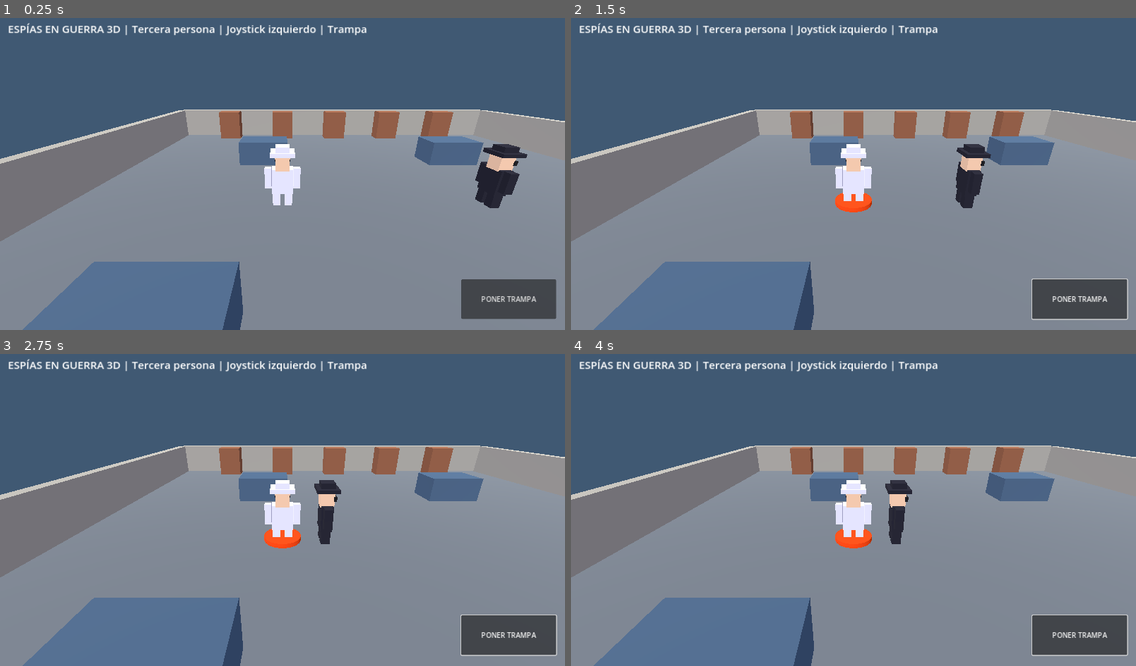
Above: before the commit, frames 1-4 (two rows, left to right).
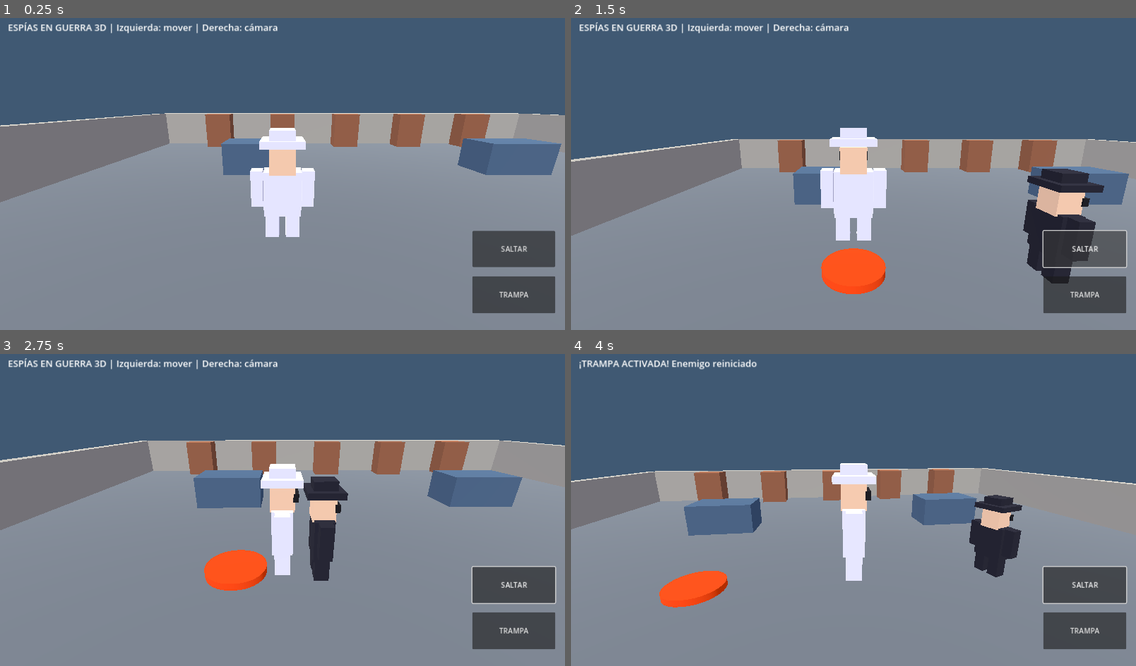
Above: after the commit, the same moments.

Repository: SeniorHost/Espias-en-Guerra-3D
Game: Godot game, scene res://scenes/main.tscn
Two runs of this game, one before a commit and one after it. Both use one fixed random seed, a clock stepped at 60 frames per second and the inputs below.
Inputs (mouse positions are in pixels of both pictures, inside the frame that each line leads up to):
- Up to frame 1 (0.25 s): no input
- Up to frame 2 (1.5 s): click "PONER TRAMPA" (after the commit: "TRAMPA") at 0.5 s; click (1085, 248) at 1.25 s, where only the run after the commit has a clickable "SALTAR"
- Up to frame 3 (2.75 s): move the mouse to (406, 491) at 2.02 s; hold D (move_right) from 2.03 s (still down); tap Space (place_trap) at 2.1 s; click (406, 491) at 2.17 s
- Up to frame 4 (4 s): release D (move_right) at 2.75 s; drag from (740, 522) to (825, 572) at 2.77 s; move the mouse to (910, 438) at 3.52 s; hold D (move_right) from 3.53 s (still down); tap Space (place_trap) at 3.6 s; click (910, 438) at 3.67 s

The runs differ from the first frame. In frame 1, 24% of the frame differs, in the area x 0-100%, y 1-100%; in frame 2, 33%; in frame 3, 27%; in frame 4, 32%.
Error before the commit: Invalid access to property or key 'jump_requested' on a base object of type 'Node3D (main.gd)'. (res://scripts/player.gd:38)

Commit message:
Implement orbit camera with collision avoidance, dual-touch camera and joystick, jump/trap buttons

Diff:
--- a/scripts/main.gd
+++ b/scripts/main.gd
@@ -10,6 +10,15 @@
 var touch_id := -1
 var hud: Label
 var follow_camera: Camera3D
+var jump_requested := false
+var camera_yaw := 0.0
+var camera_pitch := -0.28
+var camera_distance := 4.5
+var camera_smoothing := 7.0
+var camera_touch_id := -1
+var camera_collision: SpringArm3D
+var joystick_base: Control
+var joystick_knob: Control
 
 func _ready() -> void:
 	_make_world()
@@ -19,10 +28,20 @@
 	_make_hud()
 
 func _process(delta: float) -> void:
-	if is_instance_valid(player) and is_instance_valid(follow_camera):
-		var desired := player.global_position + Vector3(0, 4.1, 7.5)
-		follow_camera.global_position = follow_camera.global_position.lerp(desired, clampf(delta * 5.0, 0.0, 1.0))
-		follow_camera.look_at(player.global_position + Vector3(0, 1.25, 0), Vector3.UP)
+	if not is_instance_valid(player) or not is_instance_valid(follow_camera):
+		return
+	var focus := player.global_position + Vector3(0, 1.35, 0)
+	var offset := Vector3(sin(camera_yaw) * cos(camera_pitch), -sin(camera_pitch), cos(camera_yaw) * cos(camera_pitch)) * camera_distance
+	var desired := focus + offset
+	var query := PhysicsRayQueryParameters3D.create(focus, desired)
+	query.exclude = [player.get_rid()]
+	var hit := get_world_3d().direct_space_state.intersect_ray(query)
+	if not hit.is_empty():
+		desired = focus + (hit.position - focus).normalized() * maxf(0.35, focus.distance_to(hit.position) - 0.2)
+	follow_camera.global_position = follow_camera.global_position.lerp(desired, clampf(delta * camera_smoothing, 0.0, 1.0))
+	follow_camera.look_at(focus, Vector3.UP)
+	if is_instance_valid(joystick_knob):
+		joystick_knob.position = Vector2(joy.x, joy.y) * 42.0 + Vector2(49, 49)
 
 func _make_world() -> void:
 	var light := DirectionalLight3D.new()
@@ -103,40 +122,81 @@
 
 func _make_camera() -> void:
 	follow_camera = Camera3D.new()
-	follow_camera.position = player.position + Vector3(0, 4.1, 7.5)
+	follow_camera.position = player.position + Vector3(0, 2.6, camera_distance)
 	follow_camera.fov = 68.0
 	follow_camera.current = true
 	add_child(follow_camera)
-	follow_camera.look_at(player.position + Vector3(0, 1.25, 0), Vector3.UP)
+	follow_camera.look_at(player.position + Vector3(0, 1.35, 0), Vector3.UP)
 
 func _make_hud() -> void:
 	var layer := CanvasLayer.new()
 	add_child(layer)
 	hud = Label.new()
-	hud.text = "ESPÍAS EN GUERRA 3D | Tercera persona | Joystick izquierdo | Trampa"
+	hud.text = "ESPÍAS EN GUERRA 3D | Izquierda: mover | Derecha: cámara"
 	hud.position = Vector2(18, 18)
-	hud.add_theme_font_size_override("font_size", 24)
+	hud.add_theme_font_size_override("font_size", 21)
 	layer.add_child(hud)
-	var button := Button.new()
-	button.text = "PONER TRAMPA"
-	button.set_anchors_preset(Control.PRESET_BOTTOM_RIGHT)
-	button.offset_left = -235
-	button.offset_top = -115
-	button.offset_right = -20
-	button.offset_bottom = -25
-	button.pressed.connect(place_trap)
-	layer.add_child(button)
+	joystick_base = Control.new()
+	joystick_base.set_anchors_preset(Control.PRESET_BOTTOM_LEFT)
+	joystick_base.position = Vector2(42, 510)
+	joystick_base.size = Vector2(140, 140)
+	joystick_base.mouse_filter = Control.MOUSE_FILTER_IGNORE
+	layer.add_child(joystick_base)
+	var ring := Panel.new()
+	ring.position = Vector2.ZERO
+	ring.size = Vector2(140, 140)
+	ring.modulate = Color(0.6, 0.8, 1.0, 0.35)
+	ring.mouse_filter = Control.MOUSE_FILTER_IGNORE
+	joystick_base.add_child(ring)
+	joystick_knob = Panel.new()
+	joystick_knob.size = Vector2(42, 42)
+	joystick_knob.position = Vector2(49, 49)
+	joystick_knob.modulate = Color(0.8, 0.9, 1.0, 0.75)
+	joystick_knob.mouse_filter = Control.MOUSE_FILTER_IGNORE
+	joystick_base.add_child(joystick_knob)
+	var jump_button := Button.new()
+	jump_button.text = "SALTAR"
+	jump_button.set_anchors_preset(Control.PRESET_BOTTOM_RIGHT)
+	jump_button.offset_left = -210
+	jump_button.offset_top = -225
+	jump_button.offset_right = -22
+	jump_button.offset_bottom = -143
+	jump_button.pressed.connect(func(): jump_requested = true)
+	layer.add_child(jump_button)
+	var trap_button := Button.new()
+	trap_button.text = "TRAMPA"
+	trap_button.set_anchors_preset(Control.PRESET_BOTTOM_RIGHT)
+	trap_button.offset_left = -210
+	trap_button.offset_top = -122
+	trap_button.offset_right = -22
+	trap_button.offset_bottom = -38
+	trap_button.pressed.connect(place_trap)
+	layer.add_child(trap_button)
 
 func _unhandled_input(event: InputEvent) -> void:
 	if event is InputEventScreenTouch:
-		if event.pressed and event.position.x < get_viewport().get_visible_rect().size.x * 0.5 and touch_id == -1:
-			touch_id = event.index
-			touch_origin = event.position
-		elif not event.pressed and event.index == touch_id:
-			touch_id = -1
-			joy = Vector2.ZERO
-	elif event is InputEventScreenDrag and event.index == touch_id:
-		joy = ((event.position - touch_origin) / 90.0).limit_length(1.0)
+		if event.pressed:
+			if event.position.x < get_viewport().get_visible_rect().size.x * 0.48 and touch_id == -1:
+				touch_id = event.index
+				touch_origin = event.position
+				joy = Vector2.ZERO
+			elif event.position.x >= get_viewport().get_visible_rect().size.x * 0.48 and camera_touch_id == -1:
+				camera_touch_id = event.index
+		else:
+			if event.index == touch_id:
+				touch_id = -1
+				joy = Vector2.ZERO
+			if event.index == camera_touch_id:
+				camera_touch_id = -1
+	elif event is InputEventScreenDrag:
+		if event.index == touch_id:
+			joy = ((event.position - touch_origin) / 95.0).limit_length(1.0)
+		elif event.index == camera_touch_id:
+			camera_yaw -= event.relative.x * 0.005
+			camera_pitch = clampf(camera_pitch + event.relative.y * 0.004, -0.85, 0.4)
+	elif event is InputEventMouseMotion and Input.is_mouse_button_pressed(MOUSE_BUTTON_RIGHT):
+		camera_yaw -= event.relative.x * 0.005
+		camera_pitch = clampf(camera_pitch + event.relative.y * 0.004, -0.85, 0.4)
 
 func place_trap() -> void:
 	if not is_instance_valid(player):
